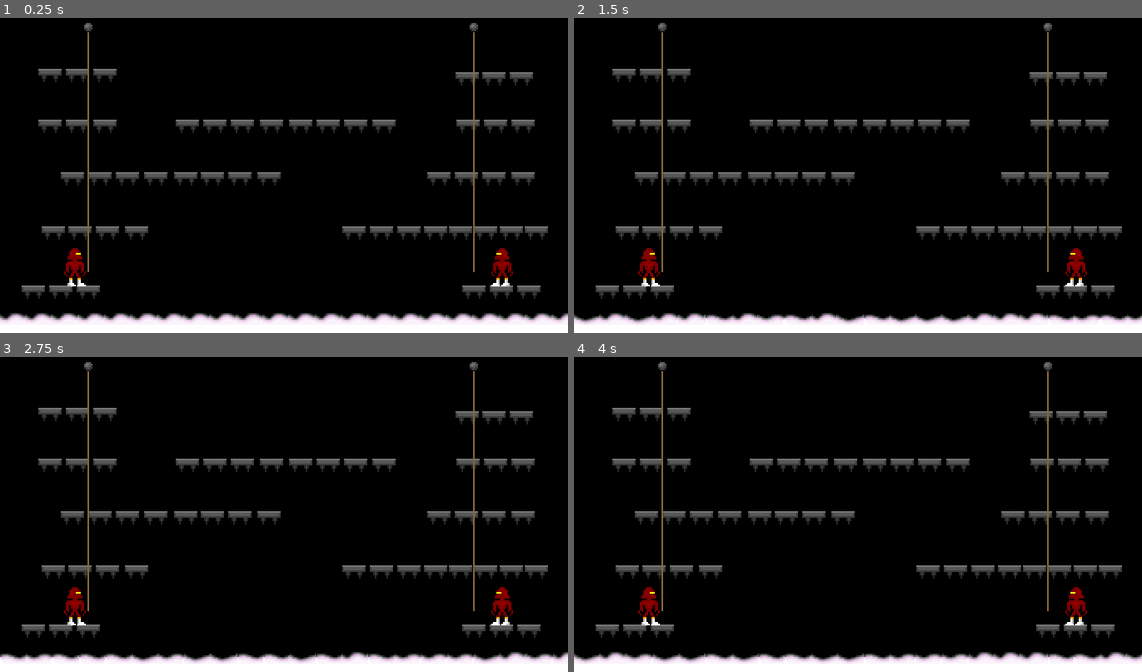
Above: before the commit, frames 1-4 (two rows, left to right).
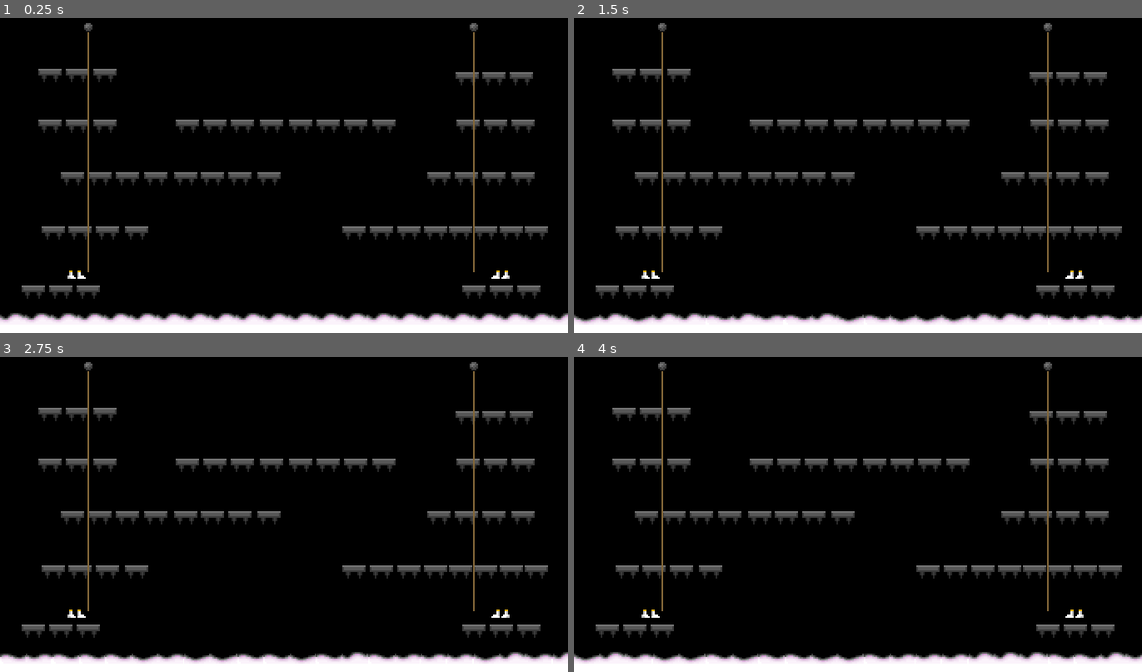
Above: after the commit, the same moments.

Repository: igorcafe/mduel-godot
Game: Godot game, scene res://Main.tscn
The game is run twice, just before and just after one commit, with the same random seed, the same clock (stepped at 60 frames per second) and the same inputs.
Inputs:
- Up to frame 1 (0.25 s): no input
- Up to frame 2 (1.5 s): tap Enter at 0.5 s
- Up to frame 3 (2.75 s): no input
- Up to frame 4 (4 s): no input

The runs differ from the first frame. In frame 1, 0.6% of the frame differs, in the area x 11-91%, y 73-86%; in frame 2, 0.6%; in frame 3, 0.6%; in frame 4, 0.6%.
Error after the commit: Invalid get index 'right' (on base: 'Dictionary'). (res://Player/Player.gd:29)

Commit message:
Configurable Player texture

Diff:
--- a/Player/Player.gd
+++ b/Player/Player.gd
@@ -7,6 +7,7 @@
 export var rope_speed = 70
 export var facing_right = true
 export var default_gravity = 10
+export var player_texture: Texture
 
 
 var gravity = default_gravity
@@ -20,10 +21,7 @@
 onready var boots_sprite = $BootsSprite
 
 func _ready():
-	var id = player_identifier
-	var game_keys = ['up', 'down', 'left', 'right', 'item']
-	for key in game_keys:
-		keys[key] = id + '_' + key
+	player_sprite.texture = player_texture
 	flip_h(not facing_right)
 	anim_tree.active = true
 
